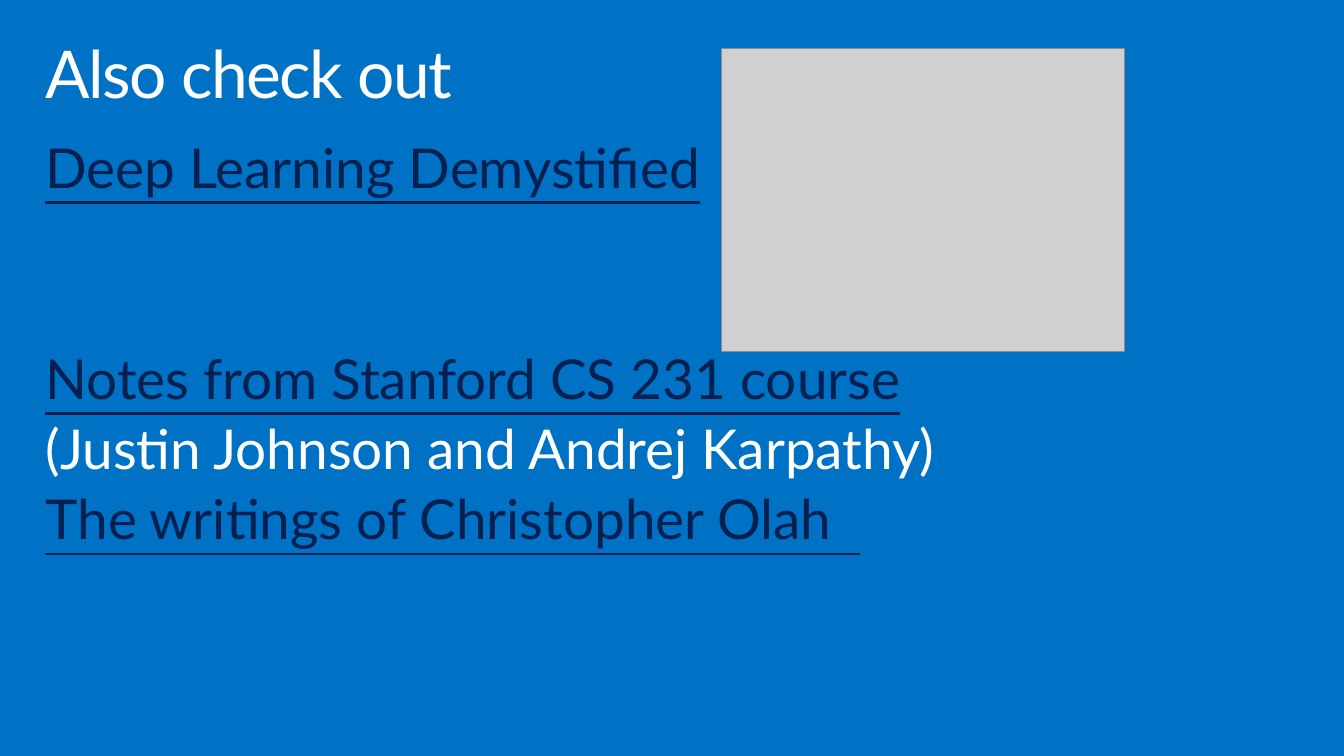
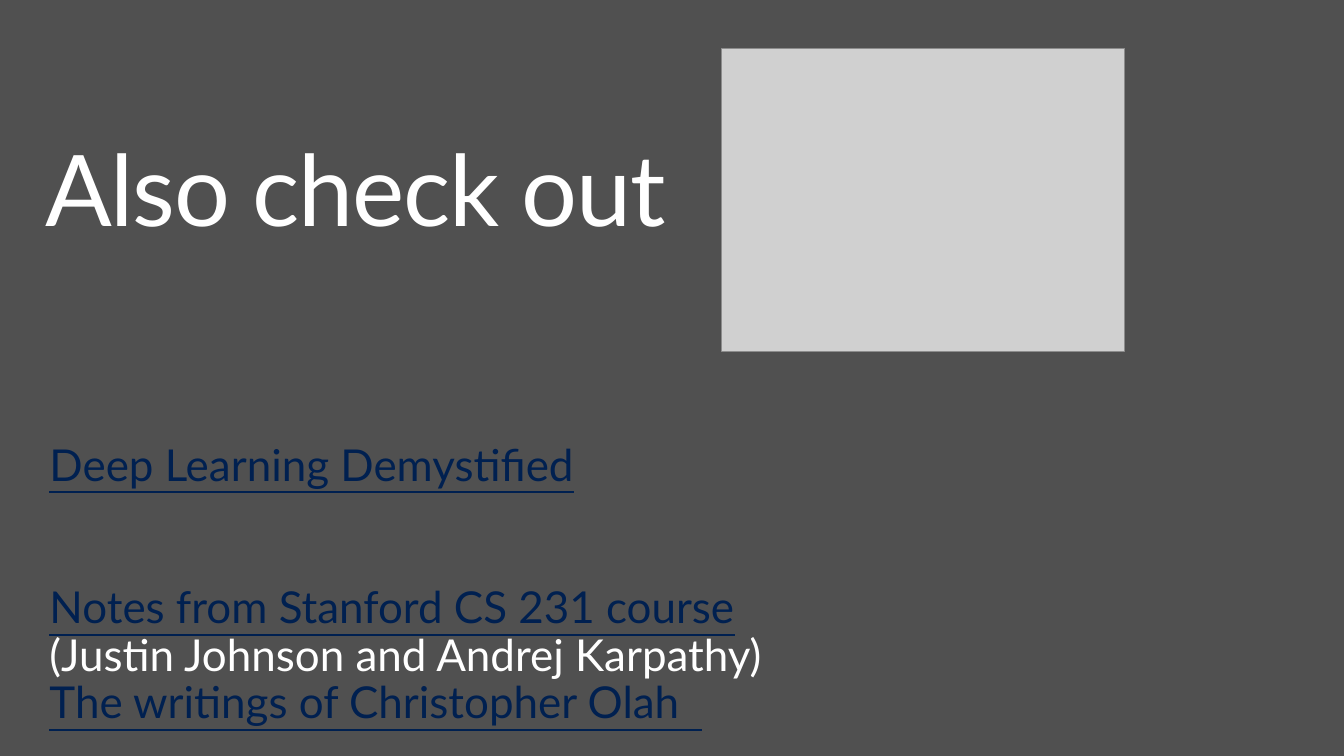
Before and after one commit to bienhuynh/KTTTNT, a slide deck: slide 90 of Nhan dang chu viet tay/Final/Docs/Thuật toán mạng CNN.pptx. Drawn at 1344x756 pixels with LibreOffice and Linux fonts; fonts in the diff are those of the drawing; grey boxes stand for pictures; background and template pictures are left out. Boxes give left, top, right and bottom in pixels: in the first picture for what was removed or moved away, otherwise in the second. Text is boxed around its words. In the diff, an @@ line names an element or a change of style, - is before the commit and + after.

```diff
--- a/Nhan dang chu viet tay/Final/Docs/Thuật toán mạng CNN.pptx
+++ b/Nhan dang chu viet tay/Final/Docs/Thuật toán mạng CNN.pptx
@@ background #0072C6 to picture (left out) @@
@@ title "Also check out": place and size @@
-title "Also check out" at <box>45,49,453,99</box>
+title "Also check out" at <box>45,153,666,227</box>
@@ title "Also check out" at <box>45,153,666,227</box>: size 48 to 72 pt @@
@@ text "Deep Learning Demystified": place and size @@
-text "Deep Learning Demystified" at <box>45,147,934,549</box>
+text "Deep Learning Demystified" at <box>49,449,761,726</box>
@@ text "Deep Learning Demystified" at <box>49,449,761,726</box>: size 40 to 32 pt; less space between paragraphs @@
```
Also in this commit, not shown: 90 other slides changed, 1 slide added, 1 slide removed, 10 other files.
